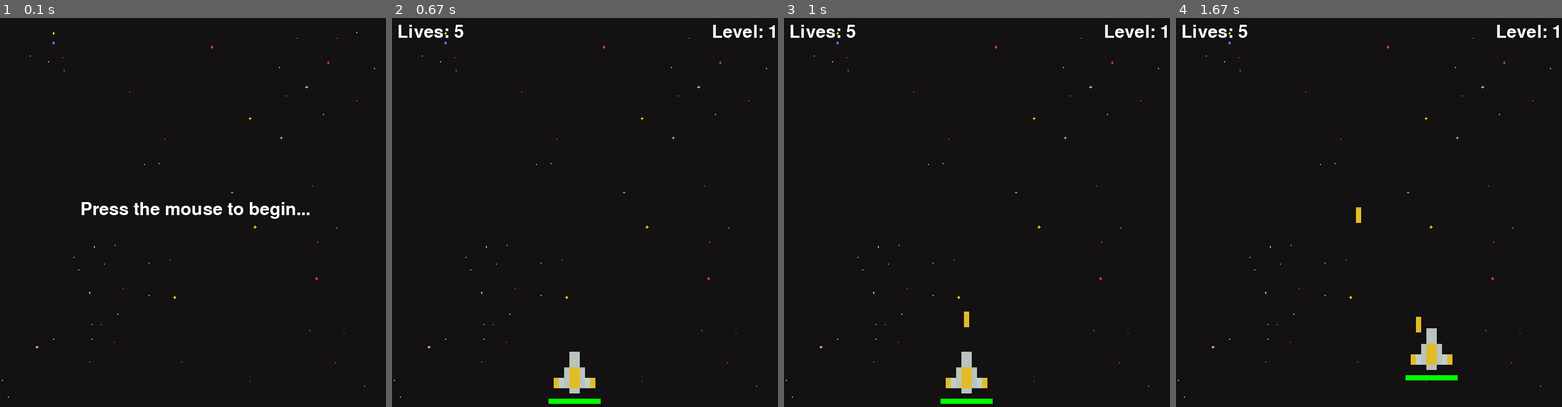
Above: before the commit, frames 1-4 (left to right).
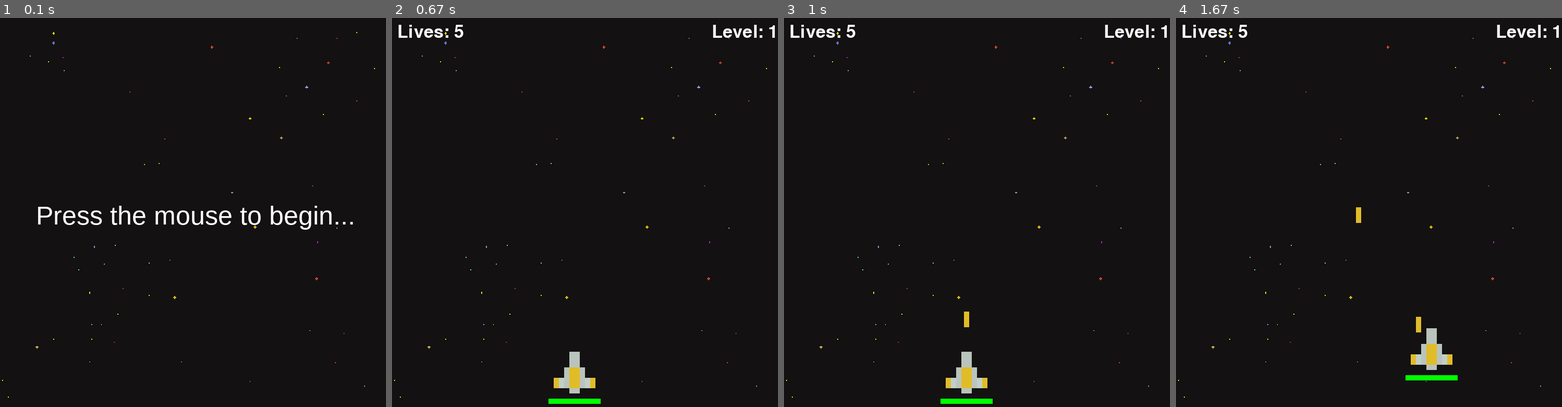
Above: after the commit, the same moments.

Repository: m-heck/SwampHacks
Game: pygame game, started from PygameTutorial/main.py
Same seed, same stepped clock (60 frames per second), same inputs: the game is played once before the commit and once after it.
Inputs:
- Up to frame 1 (0.1 s): no input
- Up to frame 2 (0.67 s): click "Level: 0" at 0.38 s
- Up to frame 3 (1 s): tap Space at 0.67 s
- Up to frame 4 (1.67 s): hold D 1-1.47 s; tap Space at 1.07, 1.37, 1.57 s; hold W from 1.5 s (still down)

The runs differ from the first frame. In frame 1, 1.8% of the frame differs, in the area x 9-92%, y 47-55%; in frame 2, nothing differs; in frame 3, nothing differs; in frame 4, nothing differs.

Commit message:
adds basic window to main.py

Diff:
--- a/PygameTutorial/main.py
+++ b/PygameTutorial/main.py
@@ -278,7 +278,7 @@
 
 
 def main_menu():
-    title_font = pygame.font.SysFont("comicsans", 50)
+    title_font = pygame.font.SysFont('arial', 50)
     run = True
     while run:
         WIN.blit(BG, (0,0))
--- a/main.py
+++ b/main.py
@@ -1,4 +1,50 @@
 import pygame
+import os
+import time
+import random
 
-# This is a test comment
-# this is your mom
+# initializes pygame's fonts
+pygame.font.init()
+
+# Creates window
+WIDTH, HEIGHT = 750, 750
+WINDOW = pygame.display.set_mode((WIDTH, HEIGHT))
+pygame.display.set_caption("Swamphacks Game")
+
+
+def main():
+    # VARIABLES
+    run = True  # Dictates whether the while loop will run or not
+    FPS = 60  # Shows 60 frames per second
+    main_font = pygame.font.SysFont('arial', 50)
+
+    clock = pygame.time.Clock()  # Checks for events 60 times every second
+
+    def redraw_window():  # We can only access it within the main, but it has access to locals
+        # BASE LAYER
+        # Background must be drawn first so it is on the lowest level
+        WINDOW.fill((0, 0, 0))  # anything that you want consistent in the game window should be added within the loop
+
+        # Creates text
+        sample_label = main_font.render(f"Sample Text", 1, (255, 255, 255))  # Draws text (item, 1, color)
+
+        WINDOW.blit(sample_label, (10, 10))  # Draws the text
+
+        pygame.display.update()  # Refreshes the display
+
+    while run:
+        clock.tick(FPS)  # Going to tick the clock based on FPS value, keeps game consistent
+
+        # CALLS REDRAW METHOD
+        redraw_window()
+
+        # QUIT GAME
+        for event in pygame.event.get():  # Loops through all events
+            if event.type == pygame.QUIT:  # If the player closes out, stops the game
+                quit()
+
+        # CHECKS FOR USER INPUT
+        keys = pygame.key.get_pressed()  # Returns a dictionary with all the keys pressed
+
+
+main()
